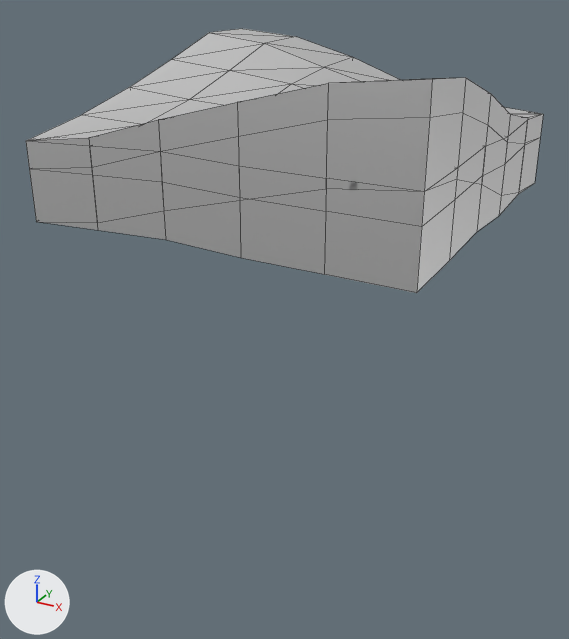
What one commit did to the FBX model ZombieSurvival/Assets/polyperfect/Low Poly Ultimate Pack/T/- Meshes_T/Terrains_T/Worlds_T/2-6.fbx.
Camera for both pictures: a 50 mm lens placed at (28.8, -56.1, 11.0), pointed at (-0.7, -2.3, -15.9). The lights are fixed; the arrows at lower left show +X, +Y and +Z. Mesh edges are drawn as thin lines. Where no turn or scale is listed for an object, it has been applied to the vertices.

Objects in the first picture: '2-6'.
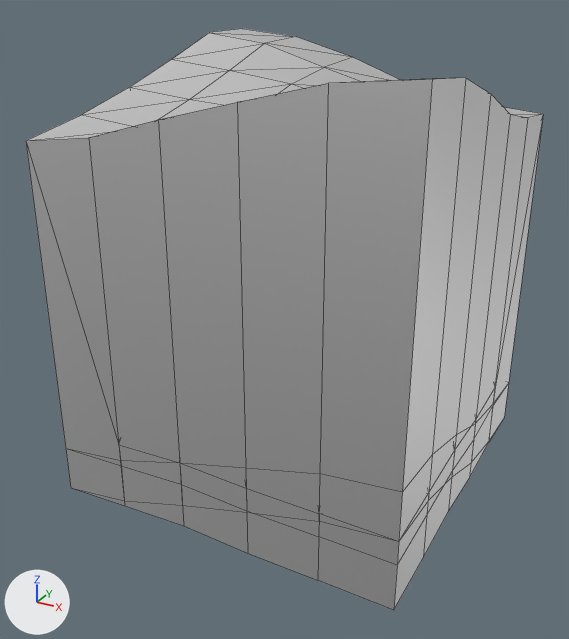
Changed parts and their boxes (x1, y1, x2, y2) in the pictures (569 x 639 px; the box of a moved part takes in the faces that stretch with it):
'2-6', reshaped (120% taller): before (26, 29, 543, 293); after (26, 29, 543, 610)
part 1 of me_terrain_world_hill2, moved or reshaped: before (26, 102, 543, 293); after (26, 102, 543, 610)
part 2 of me_terrain_world_hill2, moved or reshaped: (26, 99, 222, 141) in both
part 3 of me_terrain_world_hill2, moved or reshaped: (504, 107, 541, 115) in both

Diff of the bpy script that builds the scene:
```diff
--- a/ZombieSurvival/Assets/polyperfect/Low Poly Ultimate Pack/T/- Meshes_T/Terrains_T/Worlds_T/2-6.fbx.py
+++ b/ZombieSurvival/Assets/polyperfect/Low Poly Ultimate Pack/T/- Meshes_T/Terrains_T/Worlds_T/2-6.fbx.py
@@ me_terrain_world_hill2 @@
 # used by ob_2_6; location = (0.0, 0.0, 0.0)
-me_terrain_world_hill2.from_pydata(...)  # 152 vertices, 180 faces; spans x -15.0..15.0, y -15.0..15.0, z -6.0..6.0
+me_terrain_world_hill2.from_pydata(...)  # 152 vertices, 180 faces; spans x -15.0..15.0, y -15.0..15.0, z -30.0..6.0
+# me_terrain_world_hill2 part 1: 98 of the vertices in x -15.0..15.0, y -15.0..15.0, z -6.0..4.0 are moved by (0.0, 0.0, -24.0)
+# me_terrain_world_hill2 part 2: the 1 vertex in x -9.0, y -9.0, z 0.8 is moved by (0.0, 0.0, -0.3)
+# me_terrain_world_hill2 part 3: the 1 vertex in x 9.0, y 9.0, z 0.5 is moved by (0.0, 0.0, -0.3)
 me_terrain_world_hill2.materials.append(mat_lowpoly_colors_003)
```
